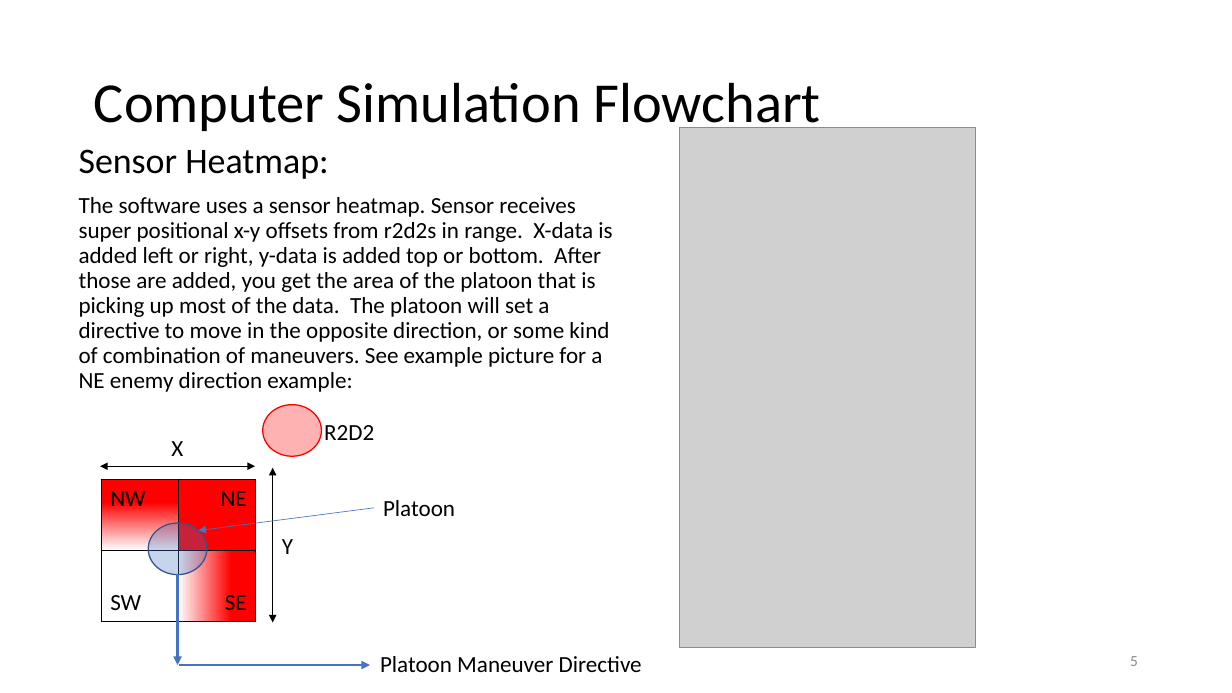
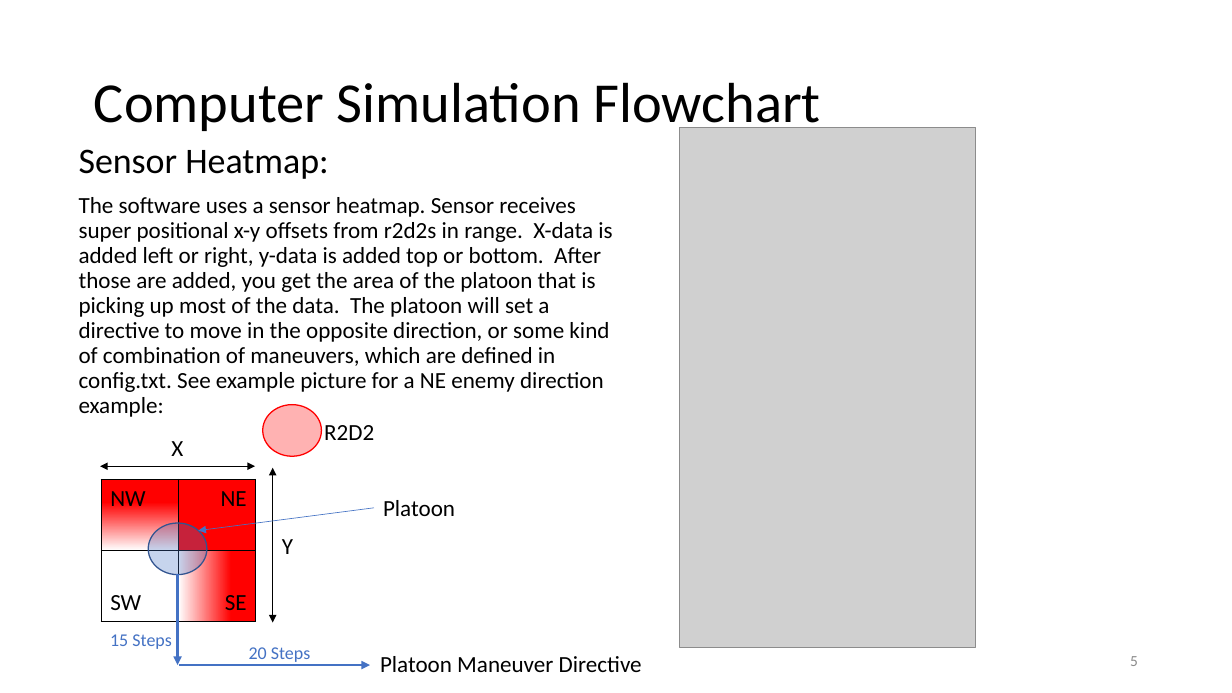
Before and after one commit to us3rnotfound/r2d2_sim, a slide deck: slide 5 of jyn_prompt2_battlespace.pptx. Drawn at 1232x693 pixels with LibreOffice and Linux fonts; fonts in the diff are those of the drawing; grey boxes stand for pictures. Boxes give left, top, right and bottom in pixels: in the first picture for what was removed or moved away, otherwise in the second. Text is boxed around its words. In the diff, an @@ line names an element or a change of style, - is before the commit and + after.

Commit message:
Powerpoint updates

```diff
--- a/jyn_prompt2_battlespace.pptx
+++ b/jyn_prompt2_battlespace.pptx
@@ text at bbox=[79, 197, 612, 417]: text changed @@
-The software uses a sensor heatmap. Sensor receives super positional x-y offsets from r2d2s in range. X-data is added left or right, y-data is added top or bottom. After those are added, you get the area of the platoon that is picking up most of the data. The platoon will set a directive to move in the opposite direction, or some kind of combination of maneuvers. See example picture for a NE enemy direction example:
+The software uses a sensor heatmap. Sensor receives super positional x-y offsets from r2d2s in range. X-data is added left or right, y-data is added top or bottom. After those are added, you get the area of the platoon that is picking up most of the data. The platoon will set a directive to move in the opposite direction, or some kind of combination of maneuvers, which are defined in config.txt. See example picture for a NE enemy direction example:
@@ text added at bbox=[110, 634, 171, 649], 14 pt, text #4472C4 @@
+15 Steps
@@ text added at bbox=[249, 647, 310, 662], 14 pt, text #4472C4 @@
+20 Steps
```
Also in this commit, not shown: 2 other slides changed, 1 slide added, 1 other file.
